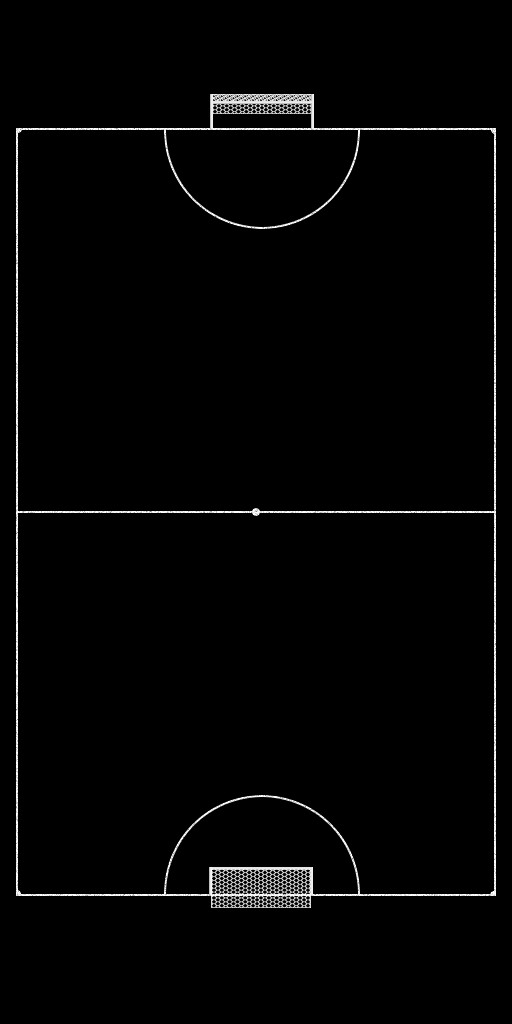
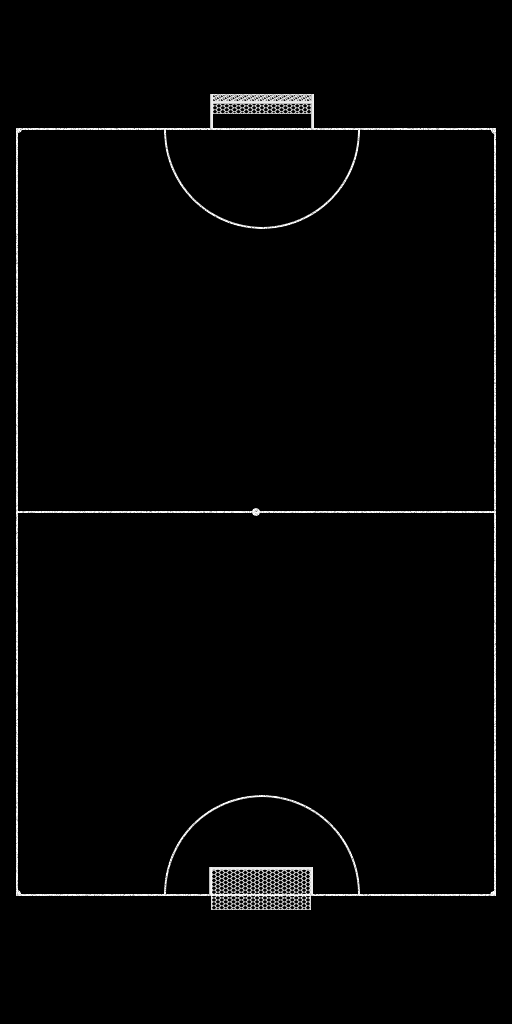
Two versions of the same layered image (512×1024). Layer-by-layer changes:
painted on "lower netting" over [left=211, top=869, right=311, bottom=910]
